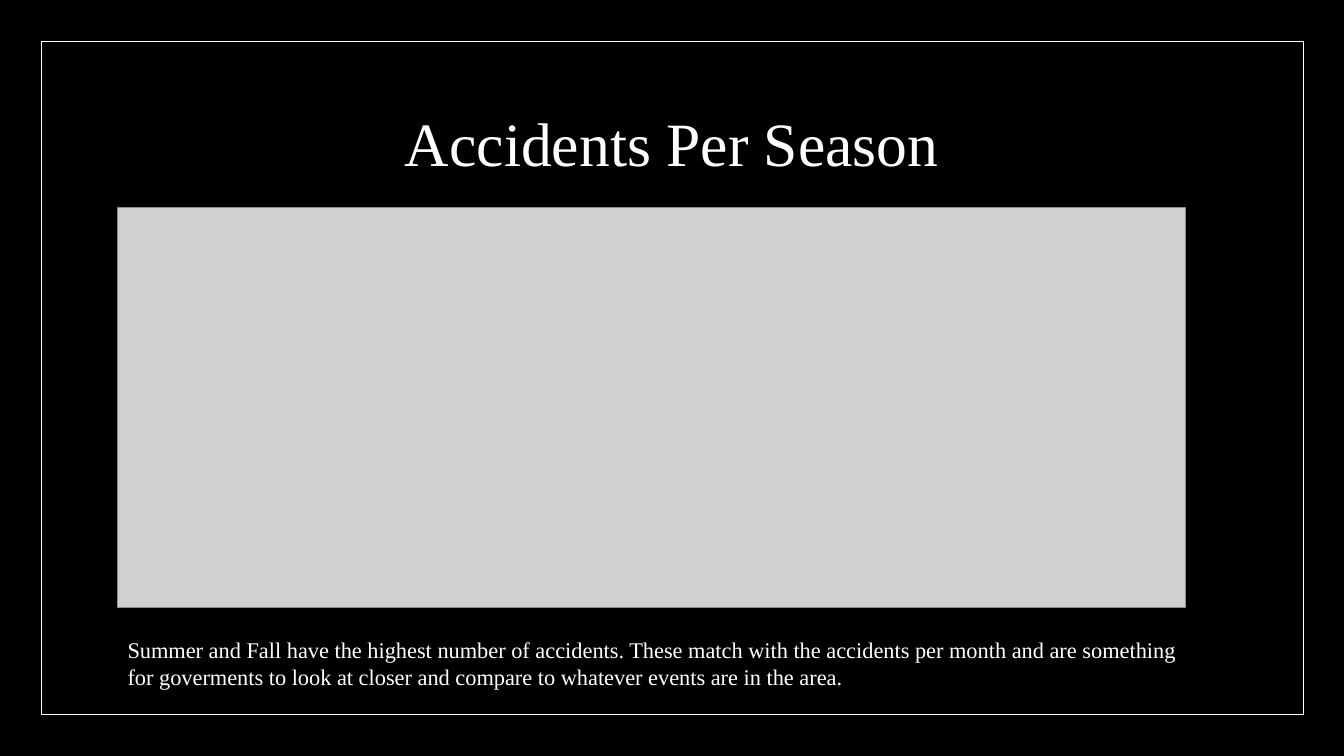
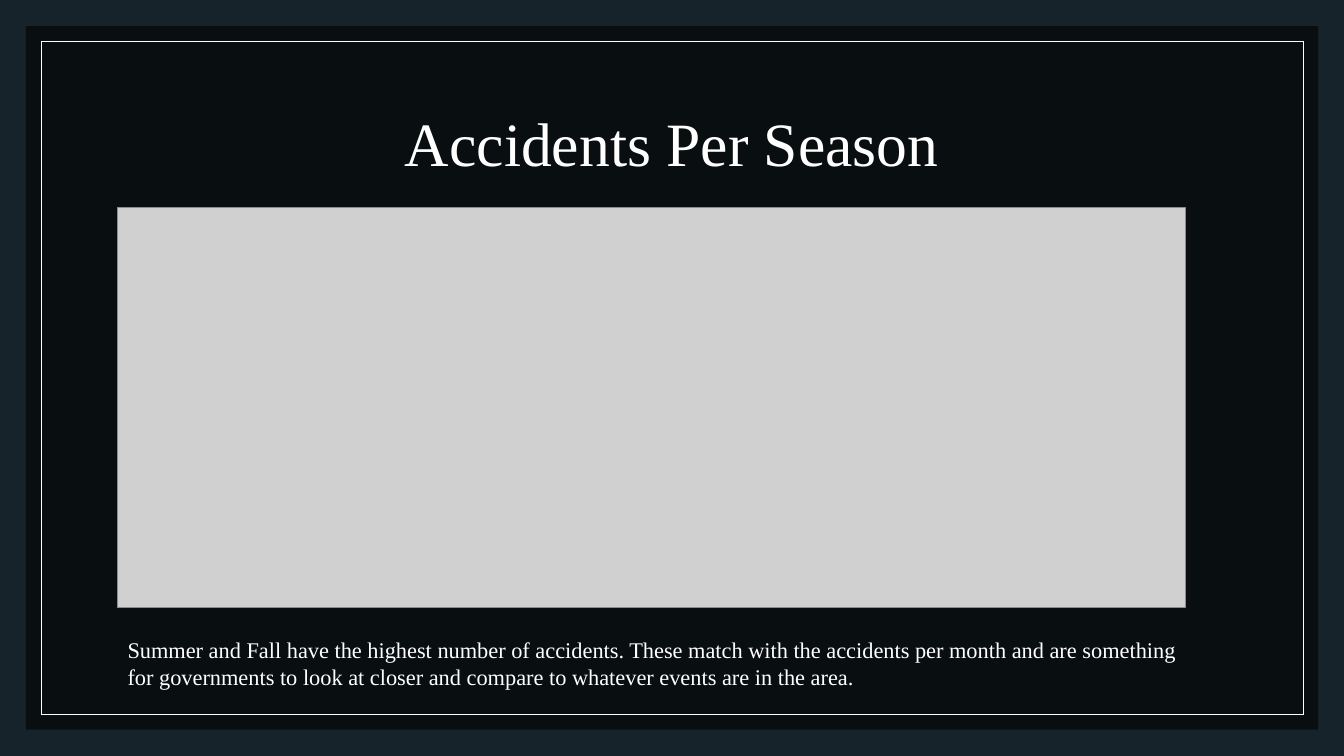
Before and after one commit to GenTaylor/Traffic-Accident-Analysis, a slide deck: slide 12 of Traffic Analysis and Severity Prediction.pptx. Drawn at 1344x756 pixels with LibreOffice and Linux fonts; fonts in the diff are those of the drawing; grey boxes stand for pictures. Boxes give left, top, right and bottom in pixels: in the first picture for what was removed or moved away, otherwise in the second. Text is boxed around its words. In the diff, an @@ line names an element or a change of style, - is before the commit and + after.

```diff
--- a/Traffic Analysis and Severity Prediction.pptx
+++ b/Traffic Analysis and Severity Prediction.pptx
@@ background #000000 to #17232A @@
@@ text at (x1=128, y1=642, x2=1175, y2=690): text changed @@
-Summer and Fall have the highest number of accidents. These match with the accidents per month and are something for goverments to look at closer and compare to whatever events are in the area.
+Summer and Fall have the highest number of accidents. These match with the accidents per month and are something for governments to look at closer and compare to whatever events are in the area.
```
Also in this commit, not shown: 1 other slide changed, 2 slides added, 1 slide removed, 1 other file.
